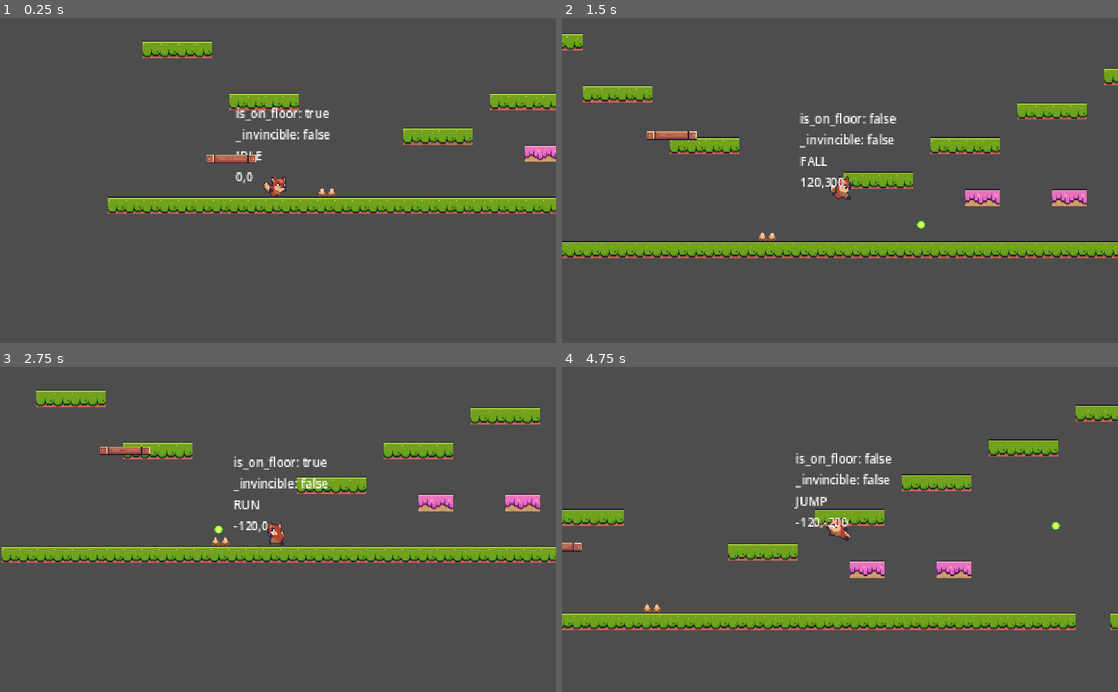
Above: before the commit, frames 1-4 (two rows, left to right).
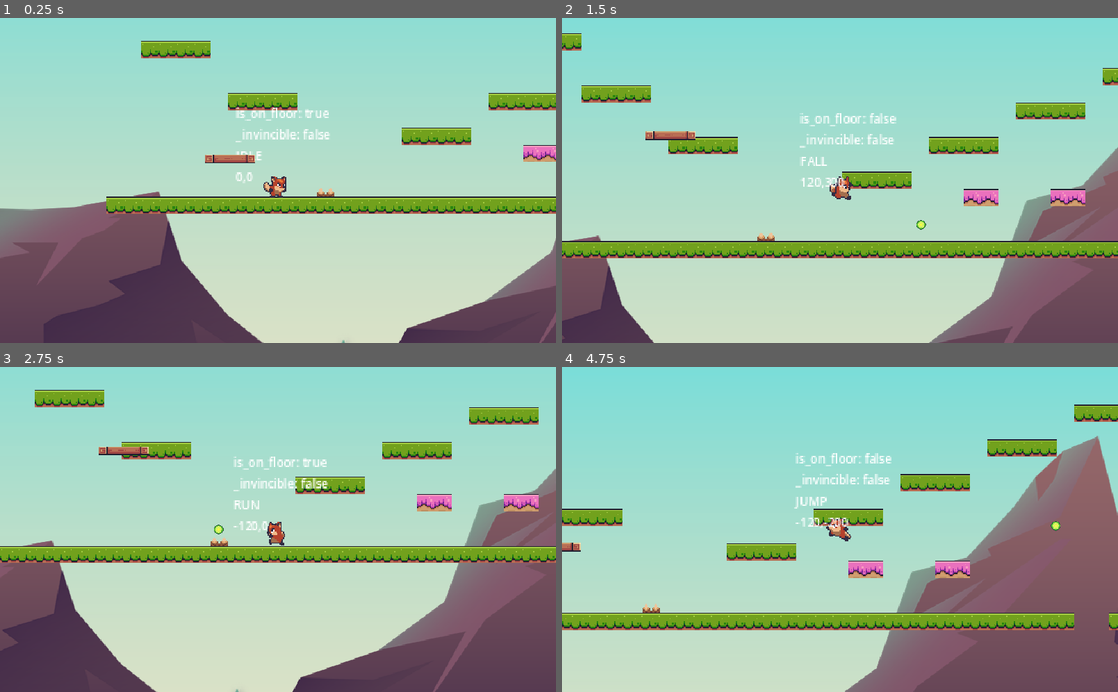
Above: after the commit, the same moments.

Repository: leobewater/godot-foxy-antics
Game: Godot game, scene res://level_base/level_base.tscn
The game is run twice, just before and just after one commit, with the same random seed, the same clock (stepped at 60 frames per second) and the same inputs. The project has no main scene, so this scene is started directly.
Inputs:
- Up to frame 1 (0.25 s): no input
- Up to frame 2 (1.5 s): hold Right (right) from 0.53 s (still down); tap Ctrl (shoot) at 0.6, 1.35 s; tap Space (jump) at 0.77 s
- Up to frame 3 (2.75 s): tap Space (jump) at 1.52 s; release Right (right) at 2.03 s; hold Left (left) from 2.03 s (still down); tap Ctrl (shoot) at 2.1 s
- Up to frame 4 (4.75 s): release Left (left) at 2.78 s; hold Right (right) 2.78-4.28 s; tap Ctrl (shoot) at 2.85, 3.6, 4.35 s; tap Space (jump) at 3.02, 3.77, 4.52 s; hold Left (left) from 4.28 s (still down)

The runs differ from the first frame. In frame 1, 87% of the frame differs, in the area x 0-100%, y 0-100%; in frame 2, 90%; in frame 3, 85%; in frame 4, 92%.

Commit message:
add 2 parallax backgrounds with mirroring

Diff:
--- a/level_base/level_base.tscn
+++ b/level_base/level_base.tscn
@@ -7,6 +7,8 @@
 [ext_resource type="PackedScene" uid="uid://cs8v5bmvfeadu" path="res://moving_platform/moving_platform.tscn" id="5_5780g"]
 [ext_resource type="PackedScene" uid="uid://d3iuqkm7nbqeh" path="res://ball_spikes/ball_spikes.tscn" id="6_hd1j4"]
 [ext_resource type="PackedScene" uid="uid://bsf02sqffb5bn" path="res://floor_spike/floor_spikes.tscn" id="7_2v68r"]
+[ext_resource type="Texture2D" uid="uid://c6nyr8puweme4" path="res://assets/backgrounds/game_background_1/layers/sky.png" id="8_bxke8"]
+[ext_resource type="Texture2D" uid="uid://cufemg75litus" path="res://assets/backgrounds/game_background_1/layers/rocks_2.png" id="9_l1q1r"]
 
 [sub_resource type="TileSetAtlasSource" id="TileSetAtlasSource_dkkex"]
 texture = ExtResource("1_jpale")
@@ -571,11 +573,11 @@
 layer_0/tile_data = PackedInt32Array(-4, 458752, 0, -3, 458752, 0, -2, 458752, 0, -1, 458752, 0, -65536, 458752, 0, -65 …(2990 unchanged characters)…
 
 [node name="PlayerCam" parent="." instance=ExtResource("2_6wir8")]
-position = Vector2(256, -150)
+position = Vector2(2.08165e-12, 2.08165e-12)
 zoom = Vector2(2, 2)
 
 [node name="Player" parent="." instance=ExtResource("3_mxm1x")]
-position = Vector2(93, -31)
+position = Vector2(94, -31)
 
 [node name="MovingPlatform" parent="." node_paths=PackedStringArray("p1", "p2") instance=ExtResource("5_5780g")]
 position = Vector2(50, -40)
@@ -603,3 +605,19 @@
 
 [node name="FloorSpikes" parent="." instance=ExtResource("7_2v68r")]
 position = Vector2(138, -16)
+
+[node name="ParallaxBackground" type="ParallaxBackground" parent="."]
+
+[node name="ParallaxLayer" type="ParallaxLayer" parent="ParallaxBackground"]
+motion_mirroring = Vector2(1440, 0)
+
+[node name="Sprite2D" type="Sprite2D" parent="ParallaxBackground/ParallaxLayer"]
+scale = Vector2(0.75, 0.75)
+texture = ExtResource("8_bxke8")
+
+[node name="ParallaxLayer2" type="ParallaxLayer" parent="ParallaxBackground"]
+motion_mirroring = Vector2(1440, 0)
+
+[node name="Sprite2D" type="Sprite2D" parent="ParallaxBackground/ParallaxLayer2"]
+scale = Vector2(0.75, 0.75)
+texture = ExtResource("9_l1q1r")
Not shown: 1 places in level_base/level_base.tscn that only renumber resources
